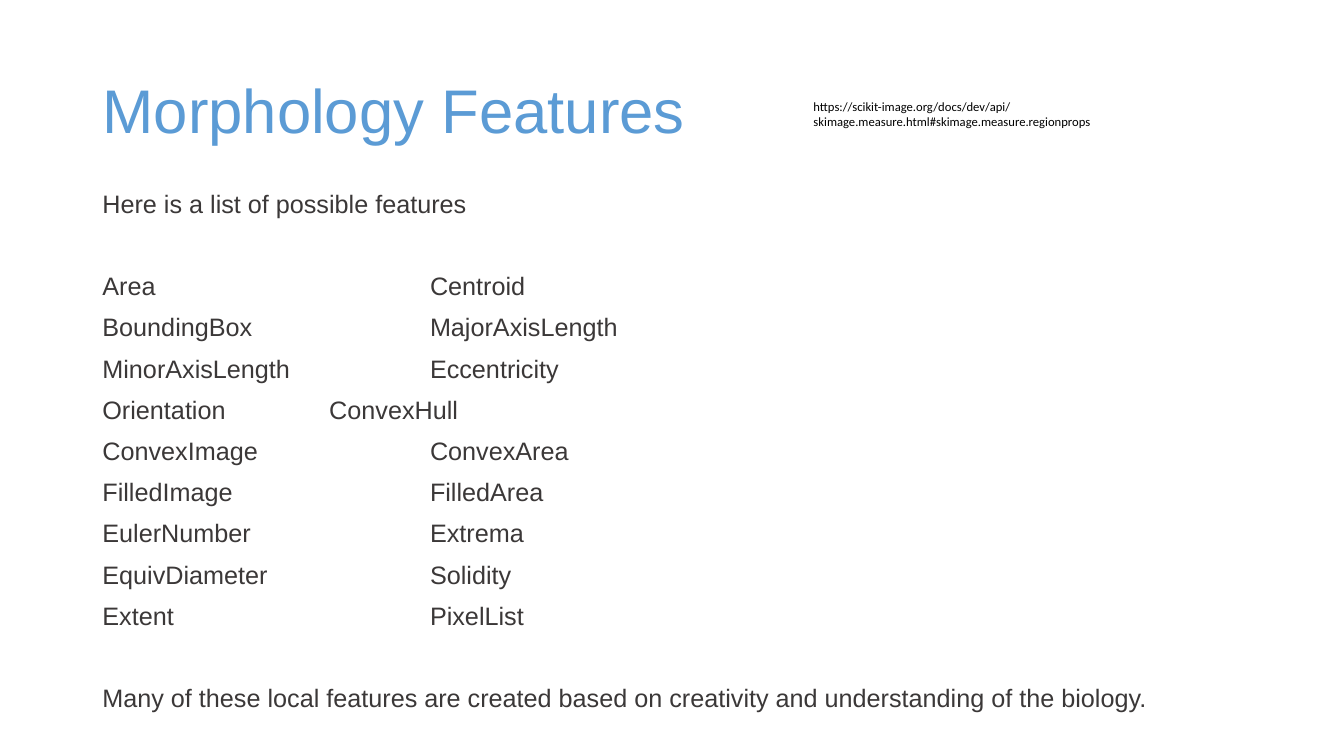
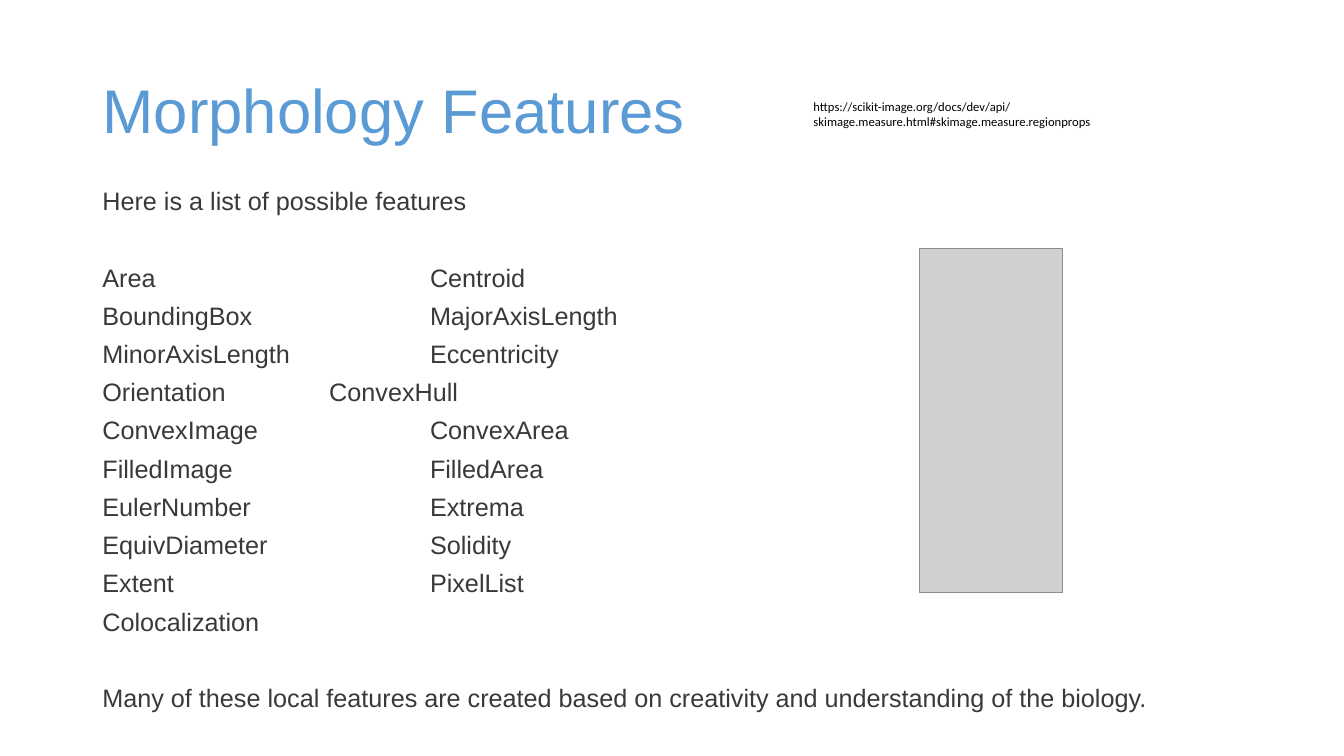
Before and after one commit to marrlab/Recap-Friday, a slide deck: slide 22 of Session 3/Classical medical image recognition.pptx (slide 21 before the commit). Drawn at 1344x756 pixels with LibreOffice and Linux fonts; fonts in the diff are those of the drawing; grey boxes stand for pictures. Boxes give left, top, right and bottom in pixels: in the first picture for what was removed or moved away, otherwise in the second. Text is boxed around its words. In the diff, an @@ line names an element or a change of style, - is before the commit and + after.

```diff
--- a/Session 3/Classical medical image recognition.pptx
+++ b/Session 3/Classical medical image recognition.pptx
@@ text at (x1=102, y1=191, x2=1146, y2=713): line spacing 0.9 to 0.8 @@
@@ picture added at (x1=920, y1=248, x2=1062, y2=592) @@
@@ text at (x1=102, y1=612, x2=259, y2=632): paragraph added @@
+Colocalization
```
Also in this commit, not shown: 2 other slides changed, 2 slides added, 1 slide removed, 3 other files.
